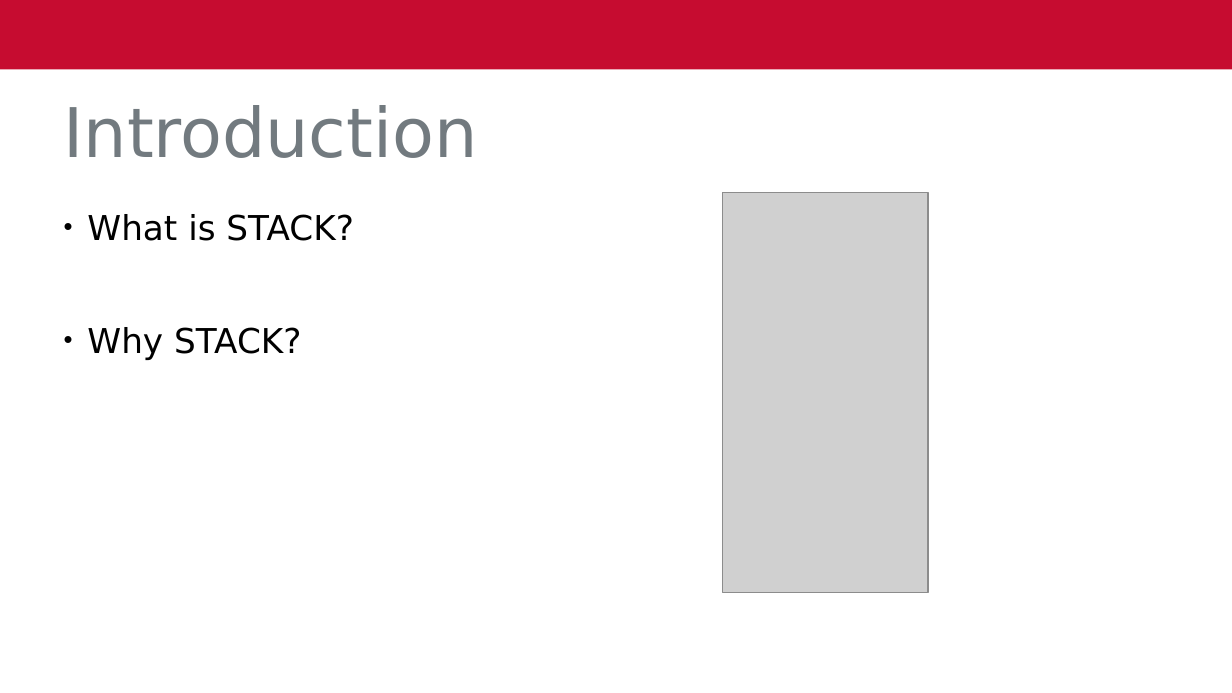
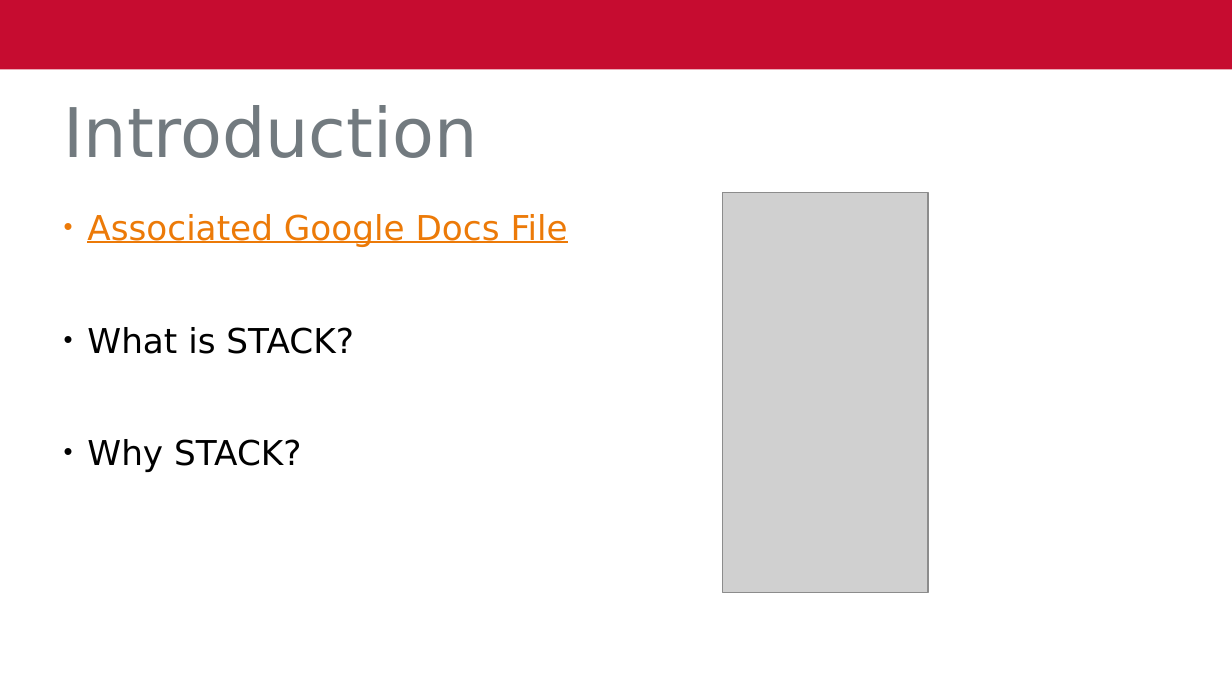
Before and after one commit to Amadurr/STACK_Lecture, a slide deck: slide 2 of STACK Lecture.pptx. Drawn at 1232x693 pixels with LibreOffice and Linux fonts; fonts in the diff are those of the drawing; grey boxes stand for pictures; background and template pictures are left out. Boxes give left, top, right and bottom in pixels: in the first picture for what was removed or moved away, otherwise in the second. Text is boxed around its words. In the diff, an @@ line names an element or a change of style, - is before the commit and + after.

```diff
--- a/STACK Lecture.pptx
+++ b/STACK Lecture.pptx
@@ text at <box>87,214,568,247</box>: paragraph added @@
+• Associated Google Docs File
```
Also in this commit, not shown: 1 other slide changed, 2 other files.
